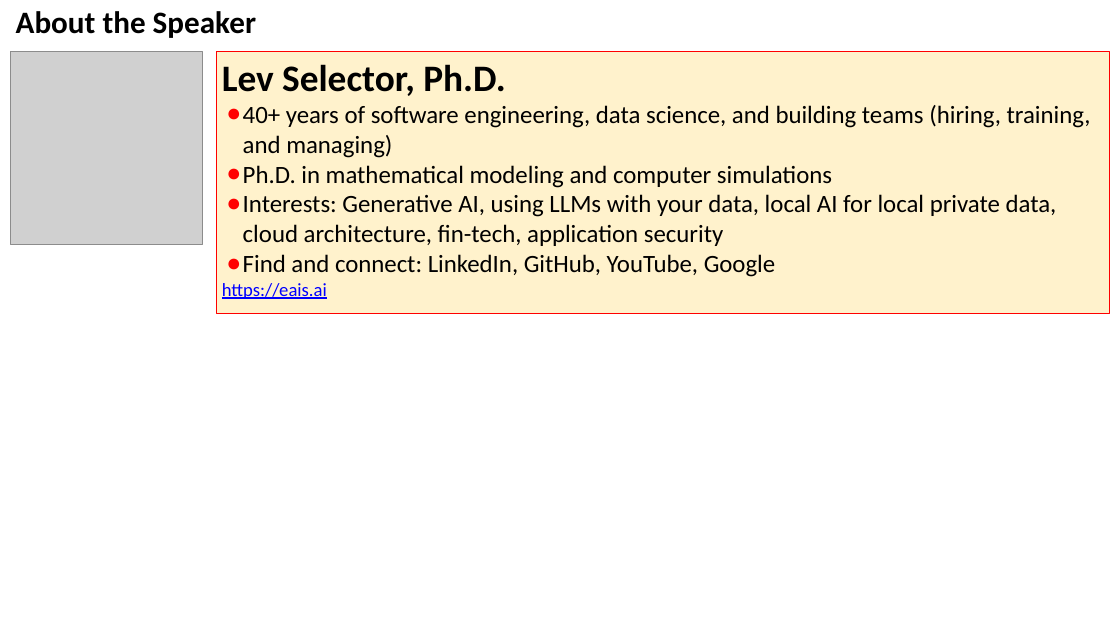
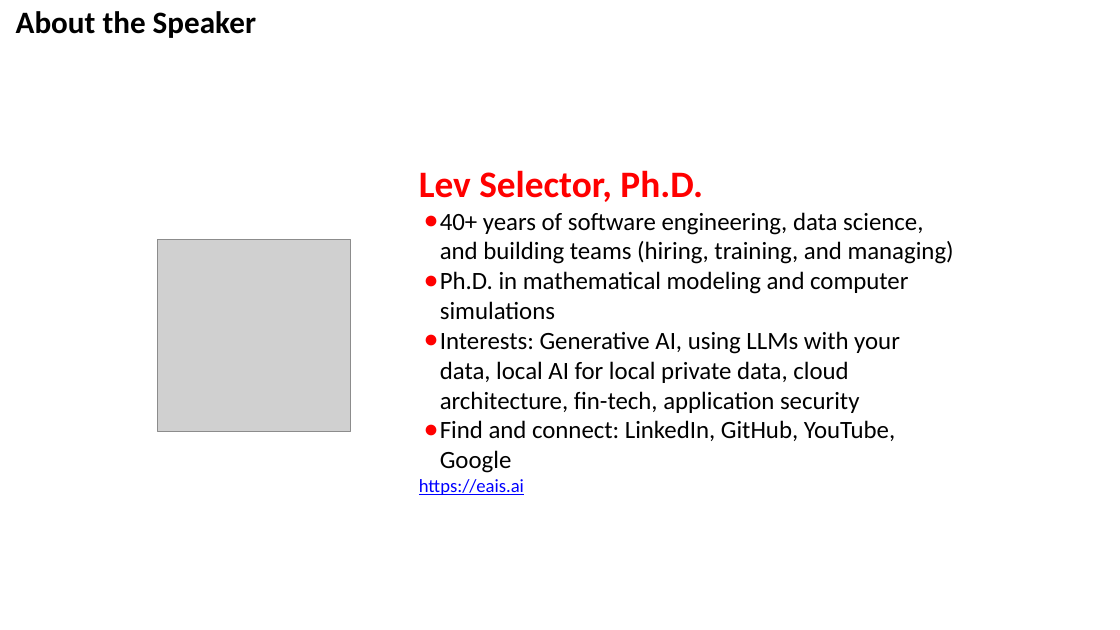
Before and after one commit to lselector/seminar, a slide deck: slide 10 of work/2026-09-18-AI-News-generated.pptx. Drawn at 1120x630 pixels with LibreOffice and Linux fonts; fonts in the diff are those of the drawing; grey boxes stand for pictures. Boxes give left, top, right and bottom in pixels: in the first picture for what was removed or moved away, otherwise in the second. Text is boxed around its words. In the diff, an @@ line names an element or a change of style, - is before the commit and + after.

```diff
--- a/work/2026-09-18-AI-News-generated.pptx
+++ b/work/2026-09-18-AI-News-generated.pptx
@@ picture removed at (10,52,203,244) @@
@@ text "Lev Selector, Ph.D.": place and size @@
-text "Lev Selector, Ph.D." at (216,52,1110,314)
+text "Lev Selector, Ph.D." at (419,170,954,495)
@@ text "Lev Selector, Ph.D." at (419,170,954,495): fill #FFF2CC to none; outline #FF0000 0.75 pt to none @@
@@ text at (419,170,703,202): text colour #000000 to #FF0000 in "Lev Selector, Ph.D." @@
@@ picture added at (158,239,351,431) @@
```
Also in this commit, not shown: 10 other slides changed, 27 other files.
